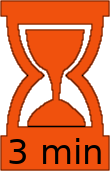
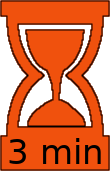
The second w=110, h=171 image is a revision of the first. Changes to its layers:
painted on "uploads_hourglass_hourglass_PNG18.png" over [0,0,110,171]
